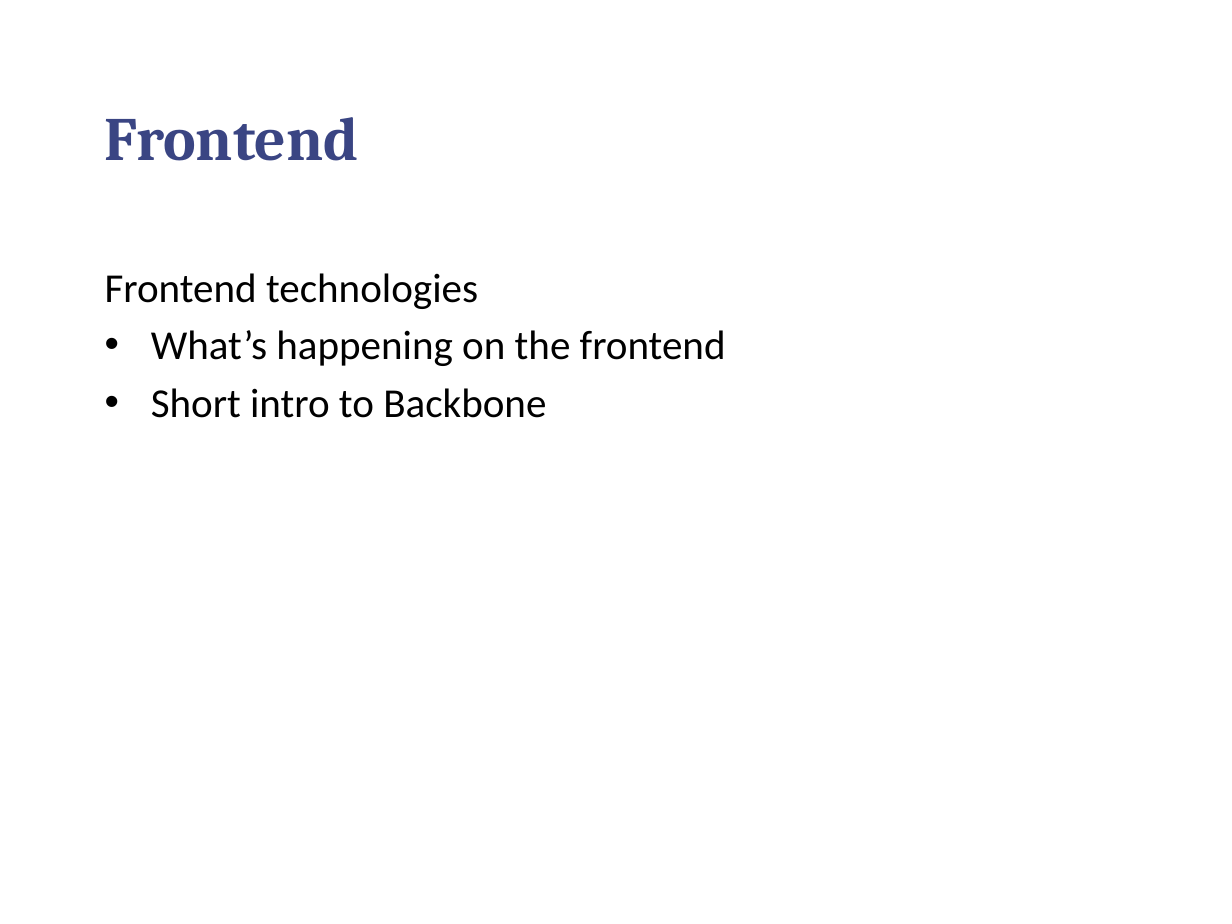
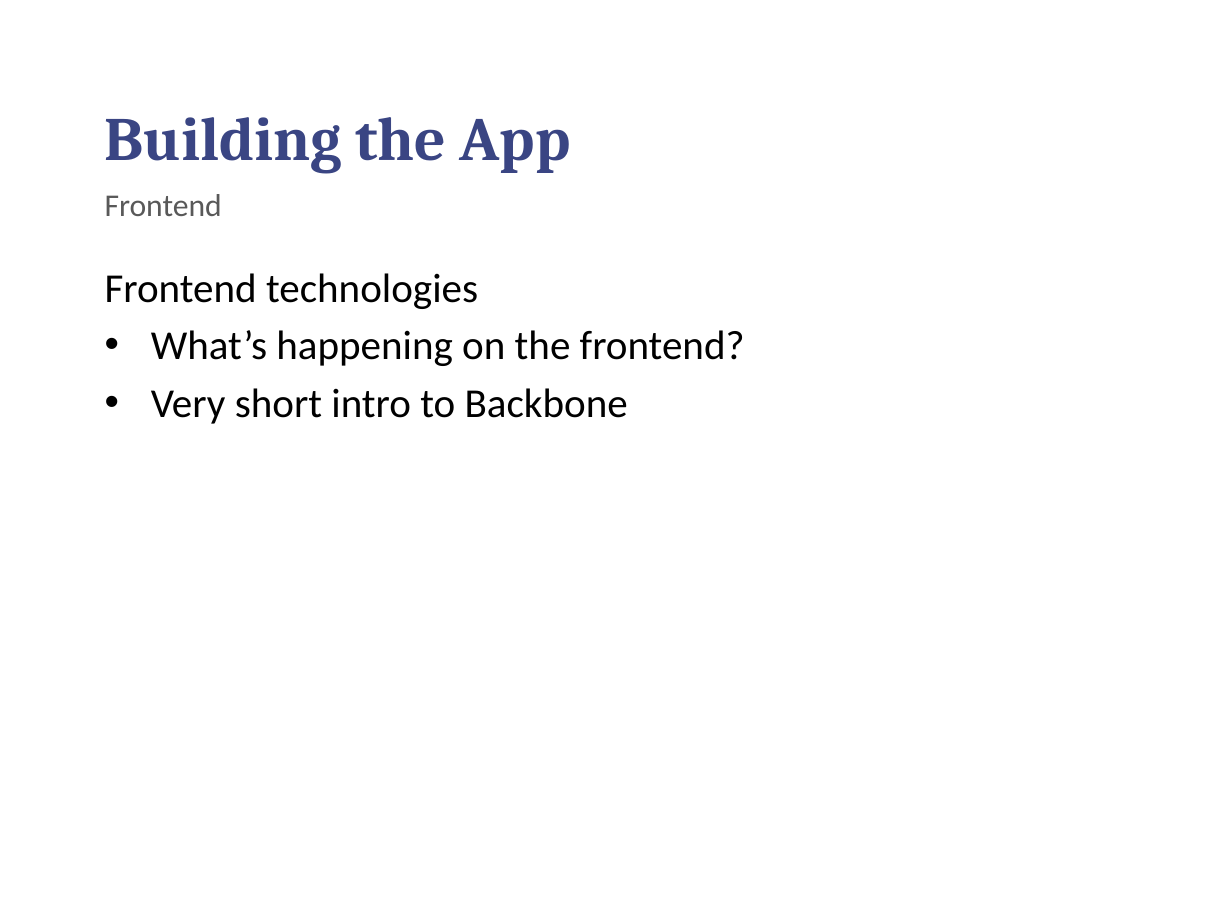
Before and after one commit to chilmers/cadec-healthcare-api-tutorial, a slide deck: slide 22 of Cadec-vårdens-apier.pptx (slide 21 before the commit). Drawn at 1232x924 pixels with LibreOffice and Linux fonts; fonts in the diff are those of the drawing; background and template pictures are left out. Boxes give left, top, right and bottom in pixels: in the first picture for what was removed or moved away, otherwise in the second. Text is boxed around its words. In the diff, an @@ line names an element or a change of style, - is before the commit and + after.

Commit message:
Updated ppt with SDK, Frontend and small changes

```diff
--- a/Cadec-vårdens-apier.pptx
+++ b/Cadec-vårdens-apier.pptx
@@ title at box(105, 117, 571, 174): text changed @@
-Frontend
+Building the App
@@ subtitle added at box(105, 194, 222, 216), 18.5 pt, text #595959 @@
+Frontend
@@ text at box(151, 330, 745, 424): text changed @@
-• What’s happening on the frontend
-• Short intro to Backbone
+• What’s happening on the frontend?
+• Very short intro to Backbone
```
Also in this commit, not shown: 4 other slides changed, 2 slides added.
